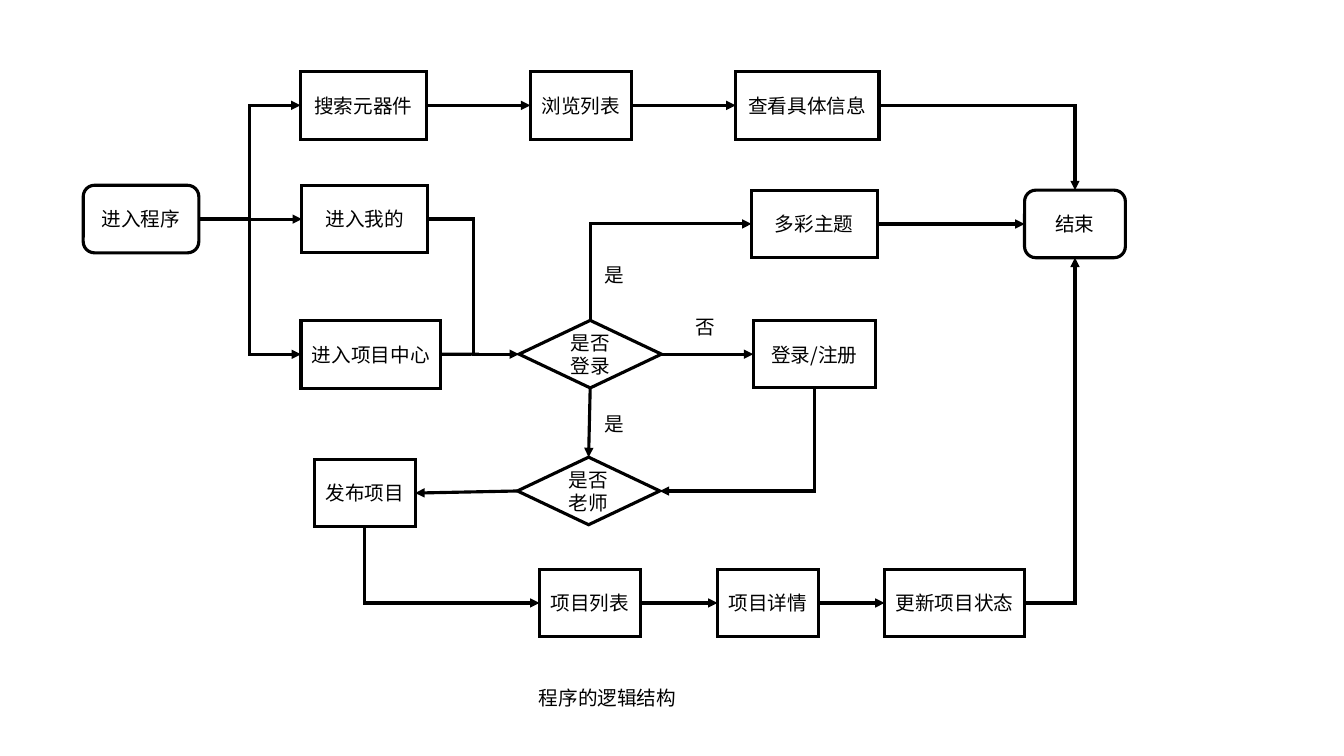
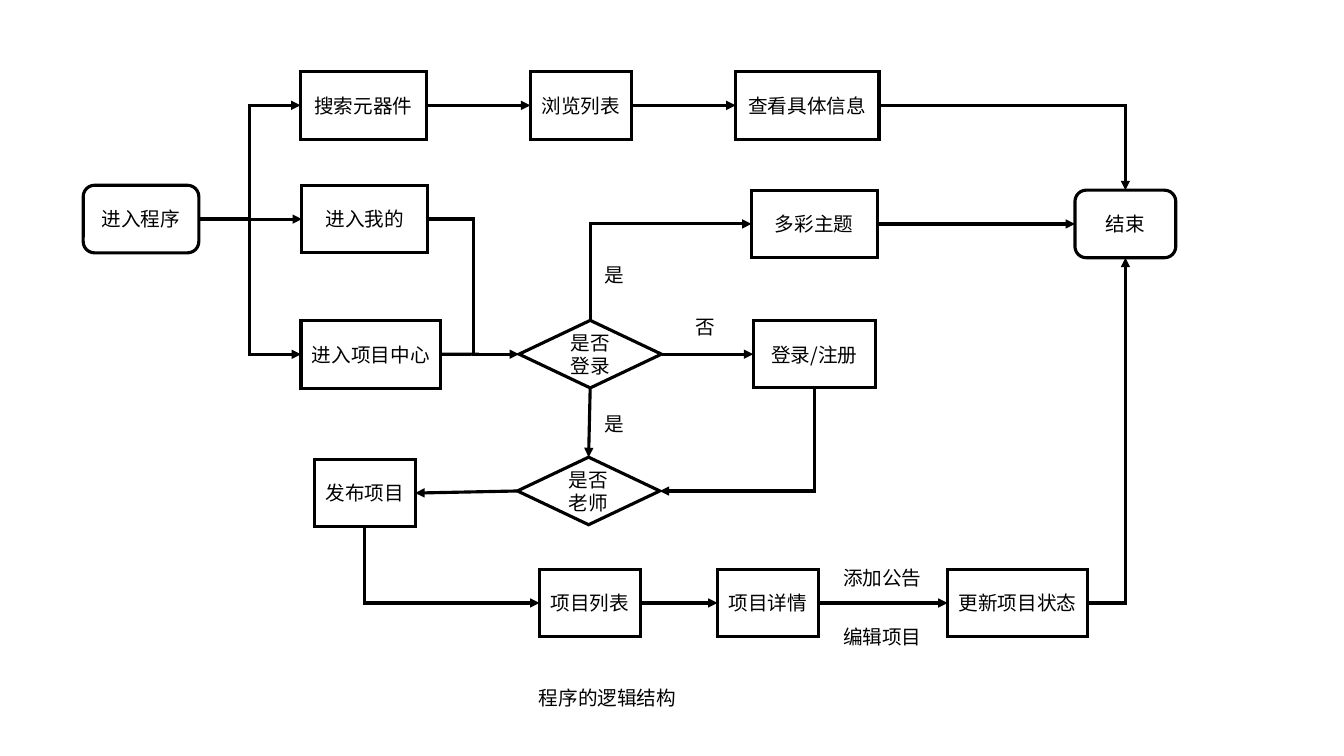
Before and after one commit to goozyshi/Gooit, a slide deck: slide 2 of Gooit自绘图标.pptx. Drawn at 1344x756 pixels with LibreOffice and Linux fonts; fonts in the diff are those of the drawing. Boxes give left, top, right and bottom in pixels: in the first picture for what was removed or moved away, otherwise in the second. Text is boxed around its words. In the diff, an @@ line names an element or a change of style, - is before the commit and + after.

```diff
--- a/Gooit自绘图标.pptx
+++ b/Gooit自绘图标.pptx
@@ elbow arrow moved from (879, 106) - (1076, 191) to (879, 106) - (1126, 191) @@
@@ rounded rectangle "结束" moved from (x1=1025, y1=191, x2=1126, y2=258) to (x1=1076, y1=191, x2=1177, y2=258) @@
@@ arrow moved from (877, 224) - (1025, 224) to (877, 224) - (1076, 224) @@
@@ elbow arrow moved from (1025, 603) - (1076, 258) to (1088, 603) - (1126, 258) @@
@@ text added at (x1=843, y1=568, x2=921, y2=587), 14 pt, text #000000 @@
+添加公告
@@ rectangle "更新项目状态" moved from (x1=885, y1=570, x2=1025, y2=637) to (x1=948, y1=570, x2=1088, y2=637) @@
@@ arrow moved from (819, 603) - (885, 603) to (819, 603) - (948, 603) @@
@@ text added at (x1=843, y1=627, x2=921, y2=646), 14 pt, text #000000 @@
+编辑项目
```
Also in this commit, not shown: 1 other slide changed, 3 slides added, 1 slide removed, 10 other files.
